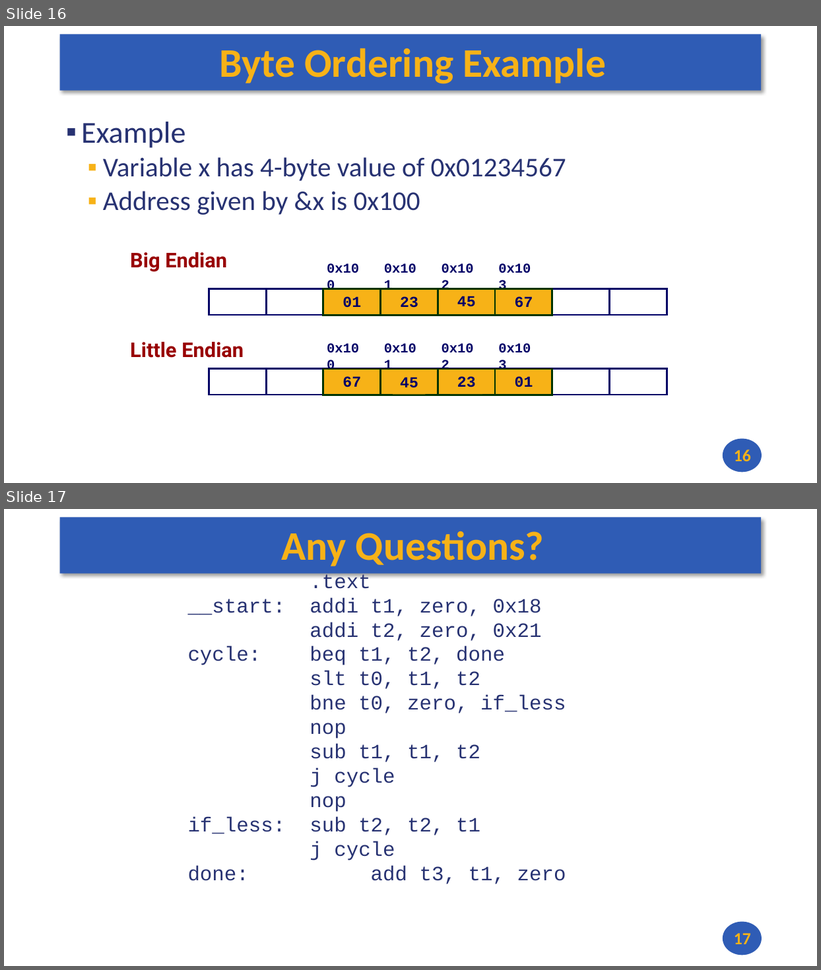
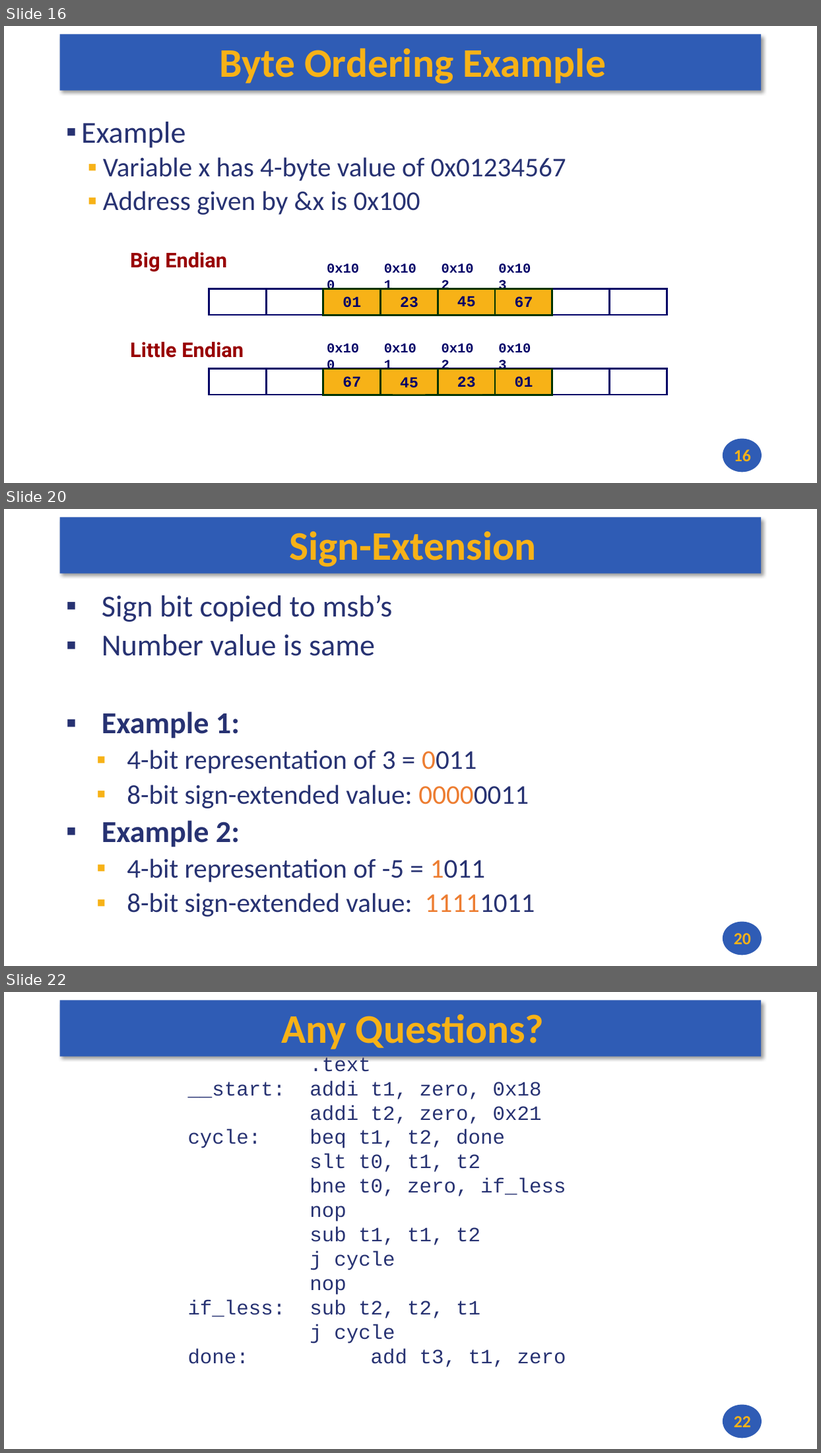
Before and after one commit to andrewt0301/hse-acos-course, a slide deck: docs/part1ca/02_DataTypes/CA_Lecture_02.pptx. Shown one above the other, each under a label of ours: slides 16 and 17 before the commit, slides 16, 20 and 22 after it; the slides between them are not shown. The pictures are 821x970 and 821x1453 pixels, drawn with LibreOffice and Linux fonts; fonts in the diff are those of the drawing. Boxes give left, top, right and bottom in pixels: in the first picture for what was removed or moved away, otherwise in the second. Text is boxed around its words. In the diff, an @@ line names an element or a change of style, - is before the commit and + after.

```diff
--- a/docs/part1ca/02_DataTypes/CA_Lecture_02.pptx
+++ b/docs/part1ca/02_DataTypes/CA_Lecture_02.pptx
@@ slide 20 added at <box>4,509,817,966</box>, background #FFFFFF; not listed: 2 template elements that a slide beside it also shows @@
@@ title added at <box>289,531,536,567</box>, 48 pt, text #F7B217, bold @@
+Sign-Extension
@@ text added at <box>102,595,535,917</box>, 32 pt, text #273272 @@
+▪ Sign bit copied to msb’s
+▪ Number value is same
+▪ Example 1:
+  ▪ 4-bit representation of 3 = 0011
+  ▪ 8-bit sign-extended value: 00000011
+▪ Example 2:
+  ▪ 4-bit representation of -5 = 1011
+  ▪ 8-bit sign-extended value: 11111011
@@ page number added at <box>734,933,751,945</box>, 20 pt, text #F7B217, bold @@
+20
@@ what was slide 17 is now slide 22 @@
@@ page number at <box>734,1416,751,1428</box>: text changed @@
-17
+22
```
Also in this commit, not shown: 4 other slides added, 1 other file.
